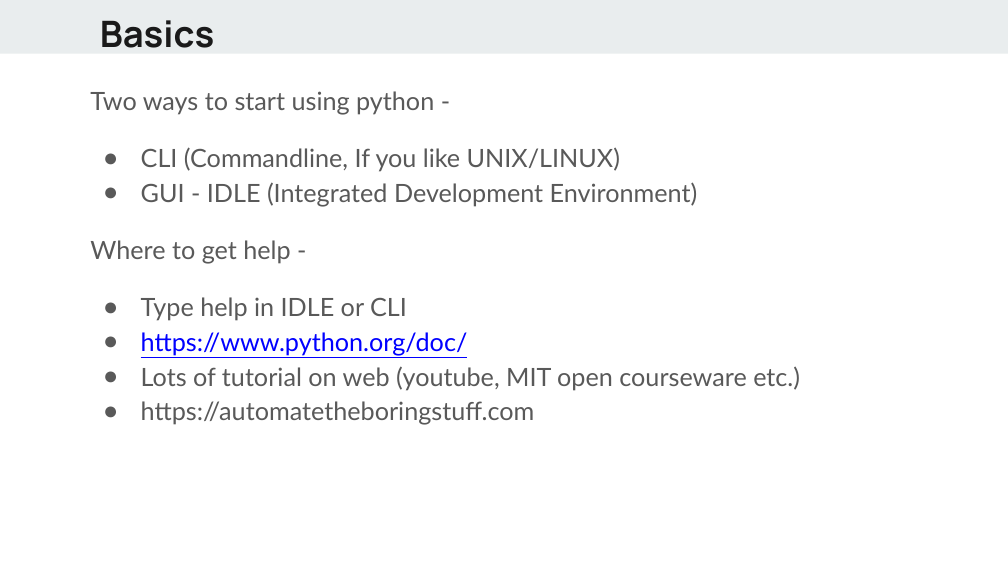
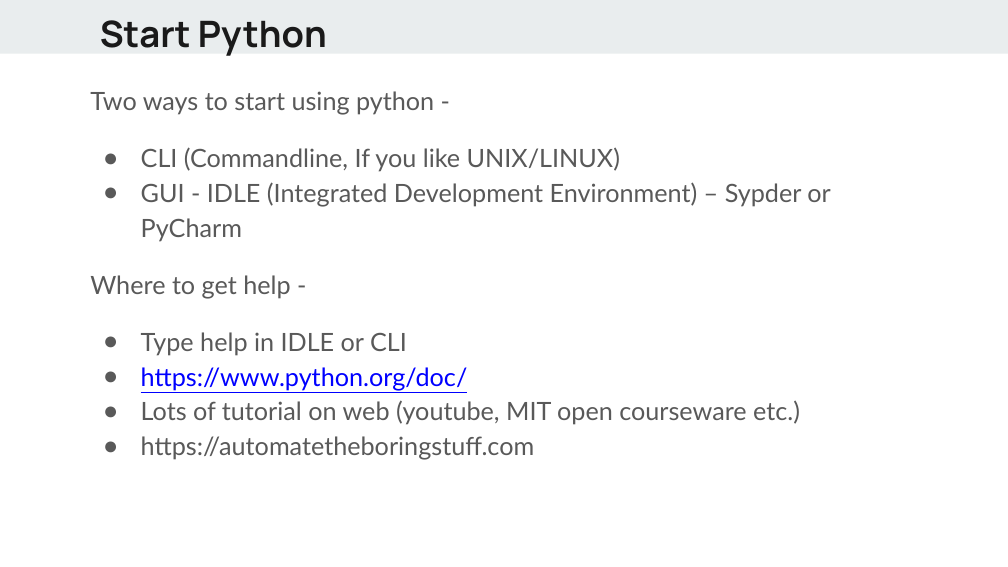
Before and after one commit to alif0/hello_world, a slide deck: slide 12 of lectures/Python - day1.pptx (slide 10 before the commit). Drawn at 1008x567 pixels with LibreOffice and Linux fonts; fonts in the diff are those of the drawing. Boxes give left, top, right and bottom in pixels: in the first picture for what was removed or moved away, otherwise in the second. Text is boxed around its words. In the diff, an @@ line names an element or a change of style, - is before the commit and + after.

```diff
--- a/lectures/Python - day1.pptx
+++ b/lectures/Python - day1.pptx
@@ text at [100,20,327,56]: text changed @@
-Basics
+Start Python
@@ text at [141,182,830,241]: text changed @@
-● GUI - IDLE (Integrated Development Environment)
+● GUI - IDLE (Integrated Development Environment) – Sypder or PyCharm
```
Also in this commit, not shown: 11 other slides changed, 8 slides added, 11 slides removed.
